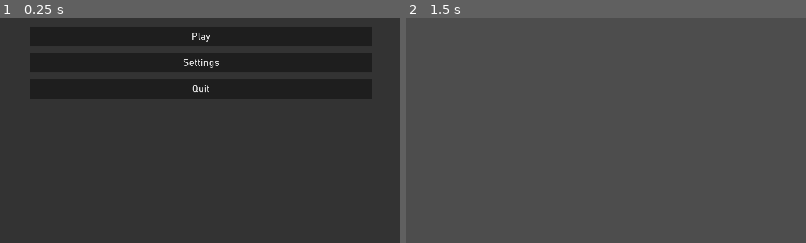
Above: before the commit, frames 1-2 (left to right).
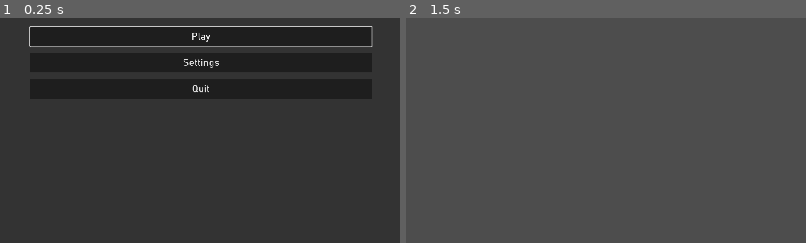
Above: after the commit, the same moments.

Repository: KevinGeertjens/Godot-Base-Template
Game: Godot game, scene res://scenes/menus/main/main_menu.tscn
The game is run twice, just before and just after one commit, with the same random seed, the same clock (stepped at 60 frames per second) and the same inputs.
Inputs:
- Up to frame 1 (0.25 s): no input
- Up to frame 2 (1.5 s): click "Play" at 0.5 s; tap Enter at 1.25 s
The pictures show only the part of the screen within x 25-75%, y 45-95%; the shares and areas given below are measured in that part.

The runs differ from the first frame. In frame 1, 0.8% of the frame differs, in the area x 7-94%, y 3-13%; in frame 2, nothing differs.

Commit message:
Set up keyboard/controller UI movement
Set up focus neighbours to enable smooth UI traversal via keyboard and controller, without using the mouse

Diff:
--- a/code/assets/themes/default_theme.tres
+++ b/code/assets/themes/default_theme.tres
@@ -17,6 +17,18 @@
 
 [sub_resource type="StyleBoxFlat" id="StyleBoxFlat_tnhpb"]
 bg_color = Color(0.6, 0.6, 0.6, 0)
+border_width_left = 2
+border_width_top = 2
+border_width_right = 2
+border_width_bottom = 2
+corner_radius_top_left = 2
+corner_radius_top_right = 2
+corner_radius_bottom_right = 2
+corner_radius_bottom_left = 2
+expand_margin_left = 3.0
+expand_margin_top = 3.0
+expand_margin_right = 3.0
+expand_margin_bottom = 3.0
 
 [sub_resource type="StyleBoxFlat" id="StyleBoxFlat_hey4j"]
 bg_color = Color(0.6, 0.6, 0.6, 0)
--- a/code/scenes/menus/main/main_menu.gd
+++ b/code/scenes/menus/main/main_menu.gd
@@ -1,6 +1,11 @@
 extends PanelContainer
 
 @onready var settingsMenu = $SettingsMenu
+var playButton
+
+func _ready():
+	playButton = $Margin/VBoxContainer/Buttons/PlayButton
+	playButton.grab_focus()
 
 func _on_play_button_pressed():
 	var gameplayScene = load("res://scenes/gameplay/gameplay.tscn")
@@ -11,3 +16,7 @@
 
 func _on_quit_button_pressed():
 	get_tree().quit()
+
+func _on_settings_menu_visibility_changed():
+	if !settingsMenu.visible:
+		playButton.grab_focus()
--- a/code/scenes/menus/main/main_menu.tscn
+++ b/code/scenes/menus/main/main_menu.tscn
@@ -53,3 +53,4 @@
 [connection signal="pressed" from="Margin/VBoxContainer/Buttons/PlayButton" to="." method="_on_play_button_pressed"]
 [connection signal="pressed" from="Margin/VBoxContainer/Buttons/SettingsButton" to="." method="_on_settings_button_pressed"]
 [connection signal="pressed" from="Margin/VBoxContainer/Buttons/QuitButton" to="." method="_on_quit_button_pressed"]
+[connection signal="visibility_changed" from="SettingsMenu" to="." method="_on_settings_menu_visibility_changed"]
--- a/code/scenes/menus/pause/pause_menu.gd
+++ b/code/scenes/menus/pause/pause_menu.gd
@@ -1,6 +1,7 @@
 extends PanelContainer
 
 @onready var settingsMenu = $SettingsMenu
+@onready var continueButton = $Center/PanelContainer/MarginContainer/Buttons/ContinueButton
 
 func _on_continue_button_pressed():
 	get_tree().paused = false
@@ -16,3 +17,11 @@
 
 func _on_quit_desktop_button_pressed():
 	get_tree().quit()
+
+func _on_visibility_changed():
+	if visible:
+		continueButton.grab_focus()
+
+func _on_settings_menu_visibility_changed():
+	if !settingsMenu.visible:
+		continueButton.grab_focus()
--- a/code/scenes/menus/pause/pause_menu.tscn
+++ b/code/scenes/menus/pause/pause_menu.tscn
@@ -51,7 +51,9 @@
 visible = false
 layout_mode = 2
 
+[connection signal="visibility_changed" from="." to="." method="_on_visibility_changed"]
 [connection signal="pressed" from="Center/PanelContainer/MarginContainer/Buttons/ContinueButton" to="." method="_on_continue_button_pressed"]
 [connection signal="pressed" from="Center/PanelContainer/MarginContainer/Buttons/SettingsButton" to="." method="_on_settings_button_pressed"]
 [connection signal="pressed" from="Center/PanelContainer/MarginContainer/Buttons/QuitMainMenuButton" to="." method="_on_quit_main_menu_button_pressed"]
 [connection signal="pressed" from="Center/PanelContainer/MarginContainer/Buttons/QuitDesktopButton" to="." method="_on_quit_desktop_button_pressed"]
+[connection signal="visibility_changed" from="SettingsMenu" to="." method="_on_settings_menu_visibility_changed"]
--- a/code/scenes/menus/settings/graphics_settings.gd
+++ b/code/scenes/menus/settings/graphics_settings.gd
@@ -24,7 +24,6 @@
 	_update_buttons()
 
 func _update_buttons():
-	#Updates all buttons' values
 	_update_window_size_button()
 	_update_window_mode_button()
 	_update_vsync_button()
--- a/code/scenes/menus/settings/settings_menu.gd
+++ b/code/scenes/menus/settings/settings_menu.gd
@@ -1,8 +1,22 @@
 extends PanelContainer
+
+@onready var tabContainer = $Margin/PanelContainer/Margin/VBoxContainer/Tabs
+@onready var graphicsMenu = $Margin/PanelContainer/Margin/VBoxContainer/Tabs/Graphics
+@onready var exitButton = $Margin/PanelContainer/Margin/VBoxContainer/Header/ExitButton
 
 func _process(_delta):
 	if self.visible && Input.is_action_pressed("ui_cancel"):
 		self.visible = false
 
+	# Switch focus from exit button to selected tab (can't be done via regular focus editor)
+	if (exitButton.has_focus() &&
+	( Input.is_action_just_pressed("ui_down") || Input.is_action_just_pressed("ui_left")) ):
+		tabContainer.get_tab_bar().grab_focus()
+
 func _on_exit_button_pressed():
 	self.visible = false
+
+func _on_visibility_changed():
+	if visible:
+		tabContainer.get_tab_bar().grab_focus()
+		#graphicsMenu.windowSizeButton.grab_focus()
--- a/code/scenes/menus/settings/settings_menu.tscn
+++ b/code/scenes/menus/settings/settings_menu.tscn
@@ -67,7 +67,6 @@
 [node name="Tabs" type="TabContainer" parent="Margin/PanelContainer/Margin/VBoxContainer"]
 layout_mode = 2
 size_flags_vertical = 3
-current_tab = 1
 
 [node name="Graphics" type="MarginContainer" parent="Margin/PanelContainer/Margin/VBoxContainer/Tabs"]
 visible = false
@@ -91,6 +90,10 @@
 
 [node name="WindowSizeButton" type="OptionButton" parent="Margin/PanelContainer/Margin/VBoxContainer/Tabs/Graphics/HBoxContainer/GridContainer"]
 layout_mode = 2
+focus_neighbor_right = NodePath("../../Sidebar/DefaultButton")
+focus_neighbor_bottom = NodePath("../WindowModeButton")
+focus_next = NodePath("../WindowModeButton")
+focus_previous = NodePath("../../..")
 item_count = 7
 selected = 0
 popup/item_0/text = "640x360"
@@ -114,6 +117,11 @@
 
 [node name="WindowModeButton" type="OptionButton" parent="Margin/PanelContainer/Margin/VBoxContainer/Tabs/Graphics/HBoxContainer/GridContainer"]
 layout_mode = 2
+focus_neighbor_top = NodePath("../WindowSizeButton")
+focus_neighbor_right = NodePath("../../Sidebar/DefaultButton")
+focus_neighbor_bottom = NodePath("../MonitorButton")
+focus_next = NodePath("../MonitorButton")
+focus_previous = NodePath("../WindowSizeButton")
 
 [node name="MonitorLabel" type="Label" parent="Margin/PanelContainer/Margin/VBoxContainer/Tabs/Graphics/HBoxContainer/GridContainer"]
 layout_mode = 2
@@ -121,6 +129,11 @@
 
 [node name="MonitorButton" type="OptionButton" parent="Margin/PanelContainer/Margin/VBoxContainer/Tabs/Graphics/HBoxContainer/GridContainer"]
 layout_mode = 2
+focus_neighbor_top = NodePath("../WindowModeButton")
+focus_neighbor_right = NodePath("../../Sidebar/DefaultButton")
+focus_neighbor_bottom = NodePath("../VsyncButton")
+focus_next = NodePath("../VsyncButton")
+focus_previous = NodePath("../WindowModeButton")
 
 [node name="VsyncLabel" type="Label" parent="Margin/PanelContainer/Margin/VBoxContainer/Tabs/Graphics/HBoxContainer/GridContainer"]
 layout_mode = 2
@@ -128,6 +141,11 @@
 
 [node name="VsyncButton" type="CheckButton" parent="Margin/PanelContainer/Margin/VBoxContainer/Tabs/Graphics/HBoxContainer/GridContainer"]
 layout_mode = 2
+focus_neighbor_top = NodePath("../MonitorButton")
+focus_neighbor_right = NodePath("../../Sidebar/DefaultButton")
+focus_neighbor_bottom = NodePath("../../Sidebar/DefaultButton")
+focus_next = NodePath("../../Sidebar/DefaultButton")
+focus_previous = NodePath("../MonitorButton")
 
 [node name="Filler" type="Control" parent="Margin/PanelContainer/Margin/VBoxContainer/Tabs/Graphics/HBoxContainer"]
 layout_mode = 2
@@ -142,6 +160,9 @@
 
 [node name="DefaultButton" type="Button" parent="Margin/PanelContainer/Margin/VBoxContainer/Tabs/Graphics/HBoxContainer/Sidebar"]
 layout_mode = 2
+focus_neighbor_left = NodePath("../../GridContainer/VsyncButton")
+focus_neighbor_top = NodePath("../../GridContainer/VsyncButton")
+focus_previous = NodePath("../../GridContainer/VsyncButton")
 text = "Default Settings"
 
 [node name="Audio" type="MarginContainer" parent="Margin/PanelContainer/Margin/VBoxContainer/Tabs"]
@@ -168,6 +189,9 @@
 layout_mode = 2
 size_flags_horizontal = 3
 size_flags_vertical = 1
+focus_neighbor_right = NodePath("../../Sidebar/DefaultButton")
+focus_neighbor_bottom = NodePath("../MusicVolumeSlider")
+focus_next = NodePath("../MusicVolumeSlider")
 
 [node name="MasterVolumeVal" type="Label" parent="Margin/PanelContainer/Margin/VBoxContainer/Tabs/Audio/HBoxContainer/GridContainer"]
 layout_mode = 2
@@ -184,6 +208,11 @@
 layout_mode = 2
 size_flags_horizontal = 3
 size_flags_vertical = 1
+focus_neighbor_top = NodePath("../MasterVolumeSlider")
+focus_neighbor_right = NodePath("../../Sidebar/DefaultButton")
+focus_neighbor_bottom = NodePath("../SfxVolumeSlider")
+focus_next = NodePath("../SfxVolumeVal")
+focus_previous = NodePath("../MasterVolumeSlider")
 
 [node name="MusicVolumeVal" type="Label" parent="Margin/PanelContainer/Margin/VBoxContainer/Tabs/Audio/HBoxContainer/GridContainer"]
 layout_mode = 2
@@ -200,6 +229,11 @@
 layout_mode = 2
 size_flags_horizontal = 3
 size_flags_vertical = 1
+focus_neighbor_top = NodePath("../MusicVolumeSlider")
+focus_neighbor_right = NodePath("../../Sidebar/DefaultButton")
+focus_neighbor_bottom = NodePath("../../Sidebar/DefaultButton")
+focus_next = NodePath("../../Sidebar/DefaultButton")
+focus_previous = NodePath("../MusicVolumeSlider")
 
 [node name="SfxVolumeVal" type="Label" parent="Margin/PanelContainer/Margin/VBoxContainer/Tabs/Audio/HBoxContainer/GridContainer"]
 layout_mode = 2
@@ -222,8 +256,12 @@
 
 [node name="DefaultButton" type="Button" parent="Margin/PanelContainer/Margin/VBoxContainer/Tabs/Audio/HBoxContainer/Sidebar"]
 layout_mode = 2
+focus_neighbor_left = NodePath("../../GridContainer/SfxVolumeSlider")
+focus_neighbor_top = NodePath("../../GridContainer/SfxVolumeSlider")
+focus_previous = NodePath("../../GridContainer/SfxVolumeSlider")
 text = "Default Settings"
 
+[connection signal="visibility_changed" from="." to="." method="_on_visibility_changed"]
 [connection signal="pressed" from="Margin/PanelContainer/Margin/VBoxContainer/Header/ExitButton" to="." method="_on_exit_button_pressed"]
 [connection signal="item_selected" from="Margin/PanelContainer/Margin/VBoxContainer/Tabs/Graphics/HBoxContainer/GridContainer/WindowSizeButton" to="Margin/PanelContainer/Margin/VBoxContainer/Tabs/Graphics" method="_on_window_size_button_item_selected"]
 [connection signal="item_selected" from="Margin/PanelContainer/Margin/VBoxContainer/Tabs/Graphics/HBoxContainer/GridContainer/WindowModeButton" to="Margin/PanelContainer/Margin/VBoxContainer/Tabs/Graphics" method="_on_window_mode_button_item_selected"]
